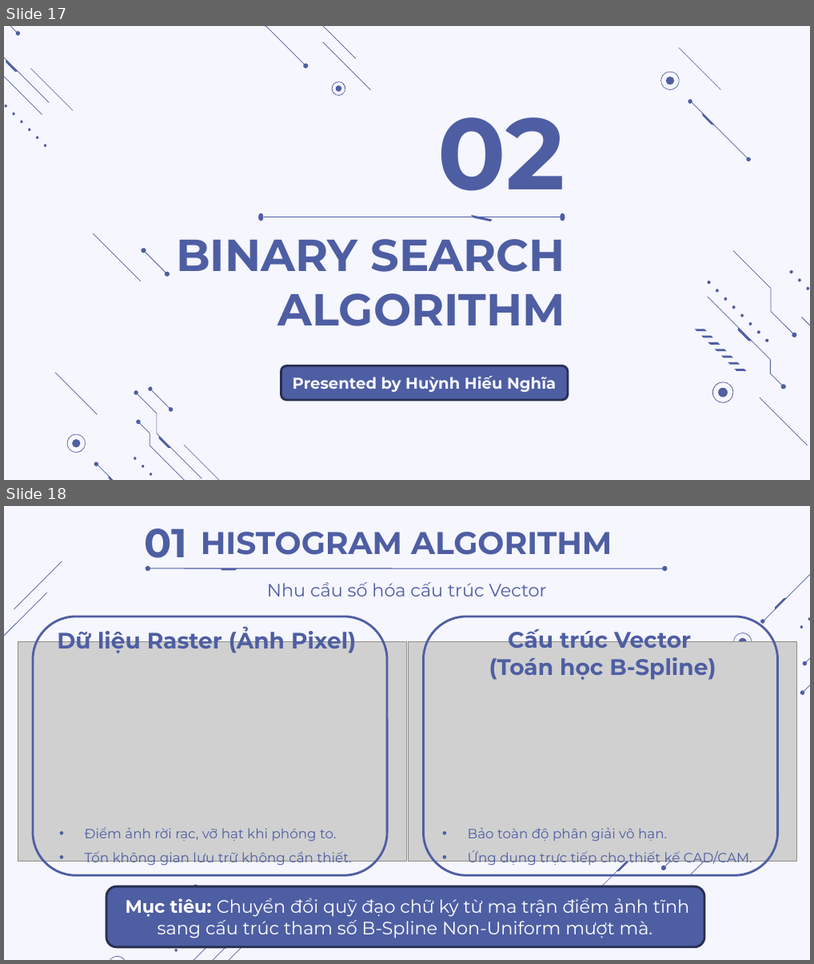
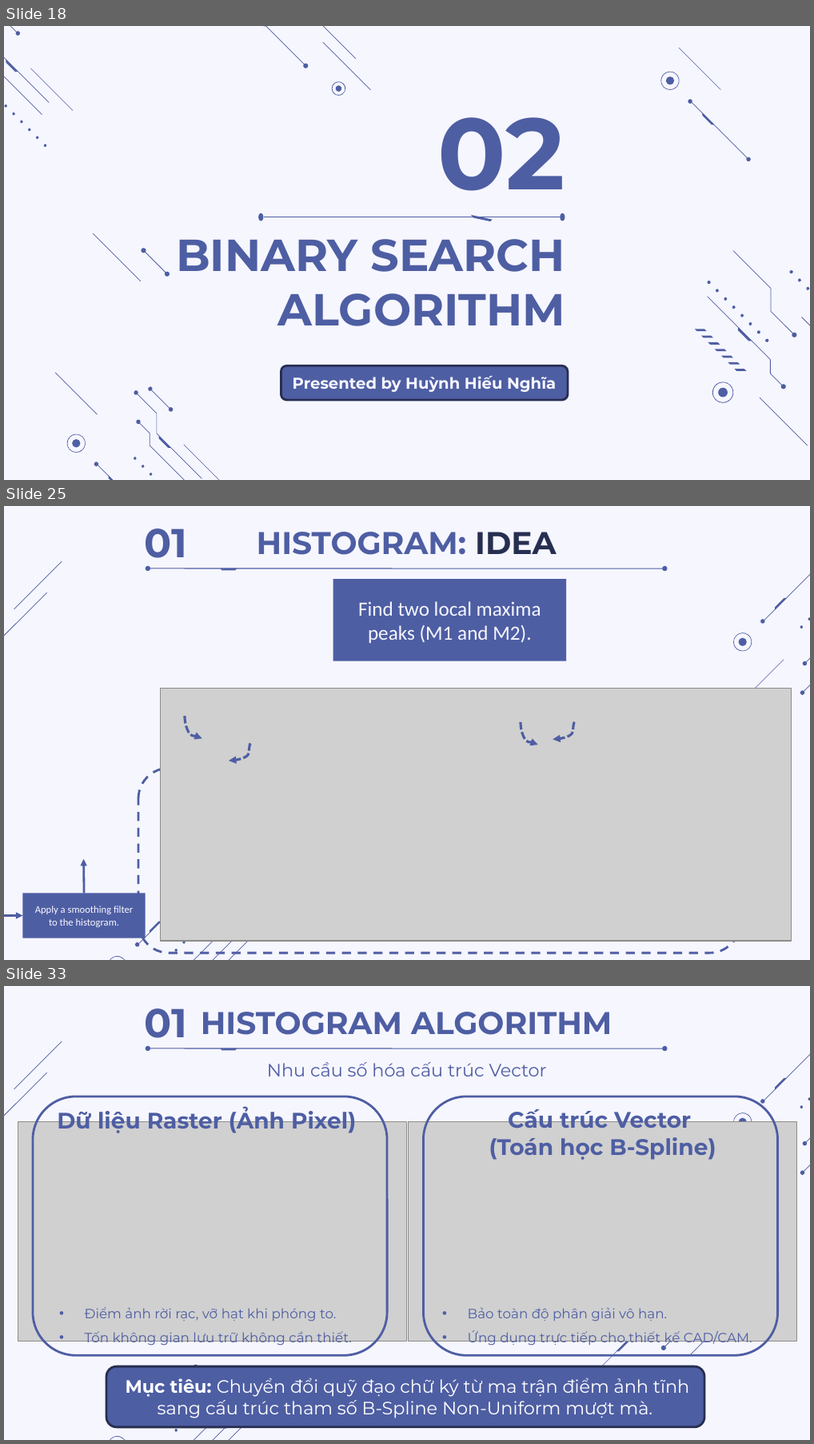
Before and after one commit to thdyqt/XLTHS, a slide deck: Slide.pptx. Shown one above the other, each under a label of ours: slides 17 and 18 before the commit, slides 18, 25 and 33 after it; the slides between them are not shown. The pictures are 814x964 and 814x1444 pixels, drawn with LibreOffice and Linux fonts; fonts in the diff are those of the drawing; grey boxes stand for pictures. Boxes give left, top, right and bottom in pixels: in the first picture for what was removed or moved away, otherwise in the second. Text is boxed around its words. In the diff, an @@ line names an element or a change of style, - is before the commit and + after.

```diff
--- a/Slide.pptx
+++ b/Slide.pptx
@@ slide 25 added at (x1=4, y1=506, x2=810, y2=960), background #F6F6FF; not listed: 20 template elements that a slide beside it also shows @@
@@ text added at (x1=144, y1=528, x2=187, y2=567), 36 pt, text #4E5EA3, bold @@
+01
@@ title added at (x1=257, y1=532, x2=556, y2=555), 28 pt, text #4E5EA3, bold @@
+HISTOGRAM: IDEA
@@ group added at (x1=145, y1=560, x2=668, y2=577): 2 ellipses, 1 freeform shape, 1 line @@
@@ rectangle added at (x1=333, y1=579, x2=566, y2=661), fill #4E5EA3, 18 pt, text #F6F6FF @@
+Find two local maxima peaks (M1 and M2).
@@ freeform shape added at (x1=742, y1=660, x2=785, y2=701), fill #4E5EA3 @@
@@ picture added at (x1=161, y1=688, x2=792, y2=940) @@
@@ curved arrow added from (185, 716) to (202, 738), #4E5EA3 2.25 pt dashed @@
@@ curved arrow added from (250, 743) to (229, 760), #4E5EA3 2.25 pt dashed @@
@@ curved arrow added from (521, 722) to (538, 744), #4E5EA3 2.25 pt dashed @@
@@ curved arrow added from (575, 722) to (553, 739), #4E5EA3 2.25 pt dashed @@
@@ rounded rectangle added at (x1=138, y1=768, x2=741, y2=952), outline #4E5EA3 2 pt dashed @@
@@ arrow added from (84, 893) to (84, 858), #4E5EA3 2 pt @@
@@ rectangle added at (x1=22, y1=893, x2=145, y2=938), fill #4E5EA3, 9 pt, text #F6F6FF @@
+Apply a smoothing filter to the histogram.
@@ freeform shape added at (x1=182, y1=893, x2=234, y2=943), fill #4E5EA3 @@
@@ arrow added from (4, 915) to (22, 916), #4E5EA3 2 pt @@
@@ freeform shape added at (x1=149, y1=920, x2=162, y2=932), fill #4E5EA3 @@
@@ what was slide 17 is now slide 18 @@
@@ what was slide 18 is now slide 33 @@
```
Also in this commit, not shown: 14 other slides added, 8 other files.
